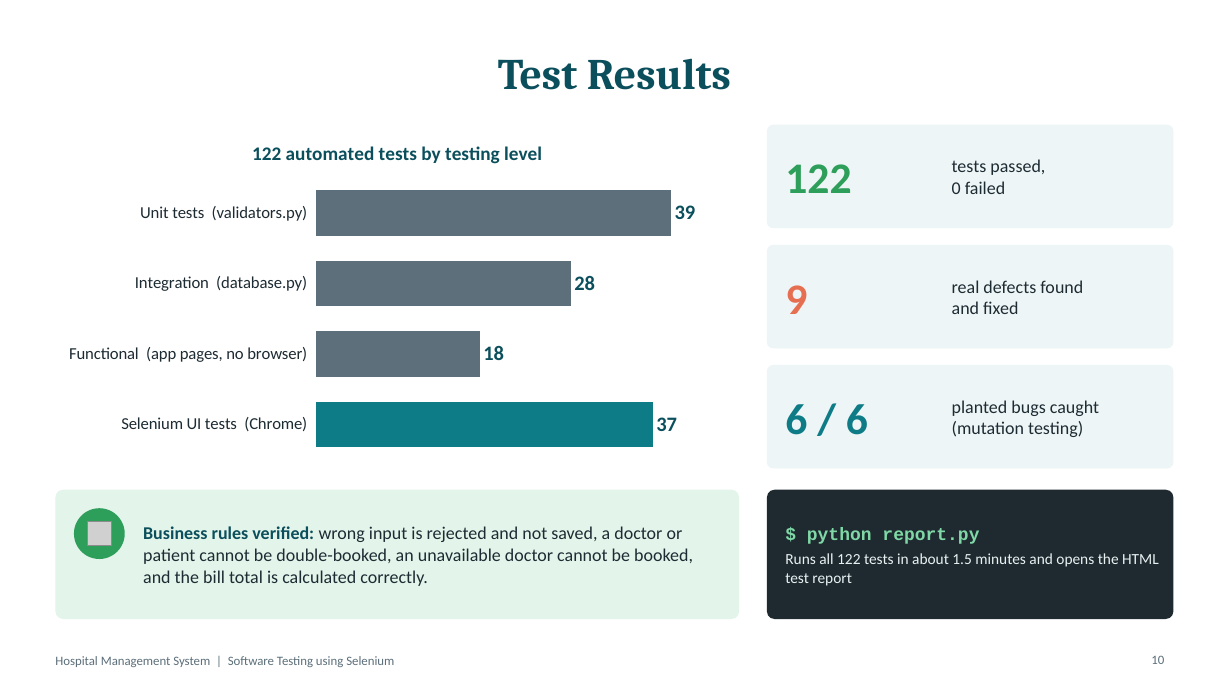
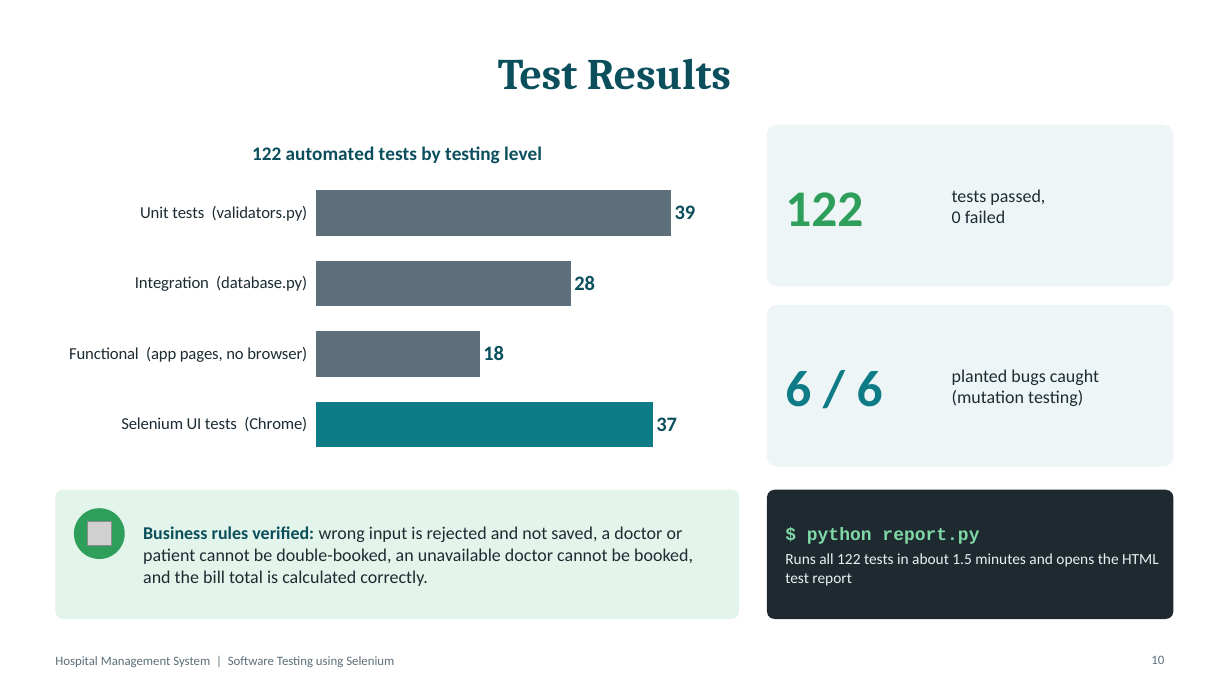
Before and after one commit to kssaichandan/hospital-managment-, a slide deck: slide 10 of presentation/Hospital_Management_System_Selenium_Testing.pptx. Drawn at 1232x693 pixels with LibreOffice and Linux fonts; fonts in the diff are those of the drawing; grey boxes stand for pictures. Boxes give left, top, right and bottom in pixels: in the first picture for what was removed or moved away, otherwise in the second. Text is boxed around its words. In the diff, an @@ line names an element or a change of style, - is before the commit and + after.

```diff
--- a/presentation/Hospital_Management_System_Selenium_Testing.pptx
+++ b/presentation/Hospital_Management_System_Selenium_Testing.pptx
@@ rounded rectangle: place and size @@
-rounded rectangle at [767,125,1174,228]
+rounded rectangle at [767,125,1174,287]
@@ text "122" at [785,192,863,226]: size 34 to 40 pt @@
@@ text "tests passed, 0 failed": place and size @@
-text "tests passed, 0 failed" at [952,159,1045,194]
+text "tests passed, 0 failed" at [952,189,1045,223]
@@ rounded rectangle removed at [767,245,1174,348] @@
@@ text removed at [785,285,807,314] @@
-9
@@ text removed at [952,280,1083,314] @@
-real defects found
-and fixed
@@ rounded rectangle: place and size @@
-rounded rectangle at [767,365,1174,469]
+rounded rectangle at [767,305,1174,467]
@@ text "6 / 6" at [785,371,883,407]: size 34 to 40 pt @@
@@ text "6 / 6": place and size @@
-text "6 / 6" at [785,404,868,435]
+text "6 / 6" at [785,371,883,407]
@@ text "planted bugs caught (mutation testing)": place and size @@
-text "planted bugs caught (mutation testing)" at [952,400,1099,437]
+text "planted bugs caught (mutation testing)" at [952,369,1099,406]
```
